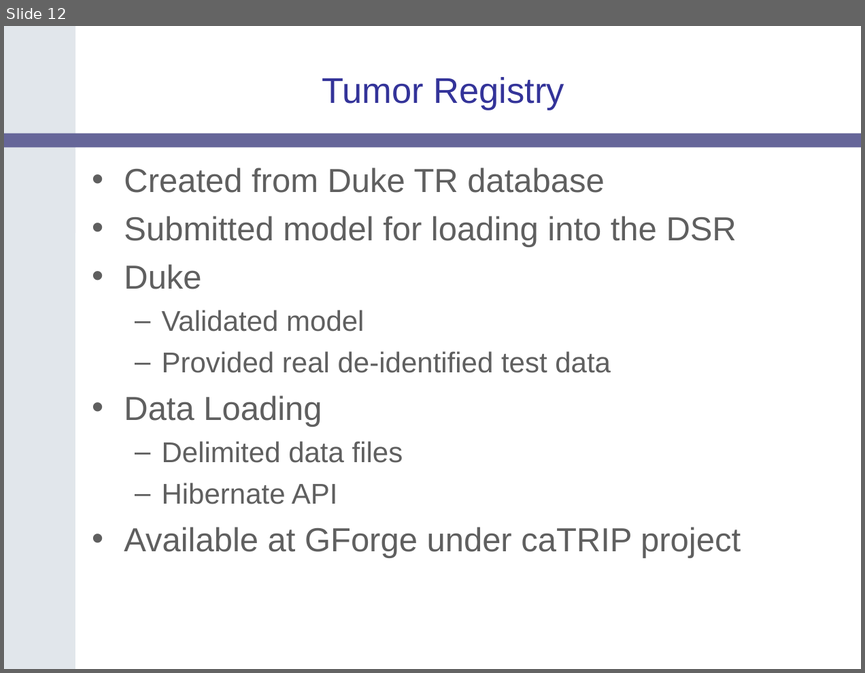
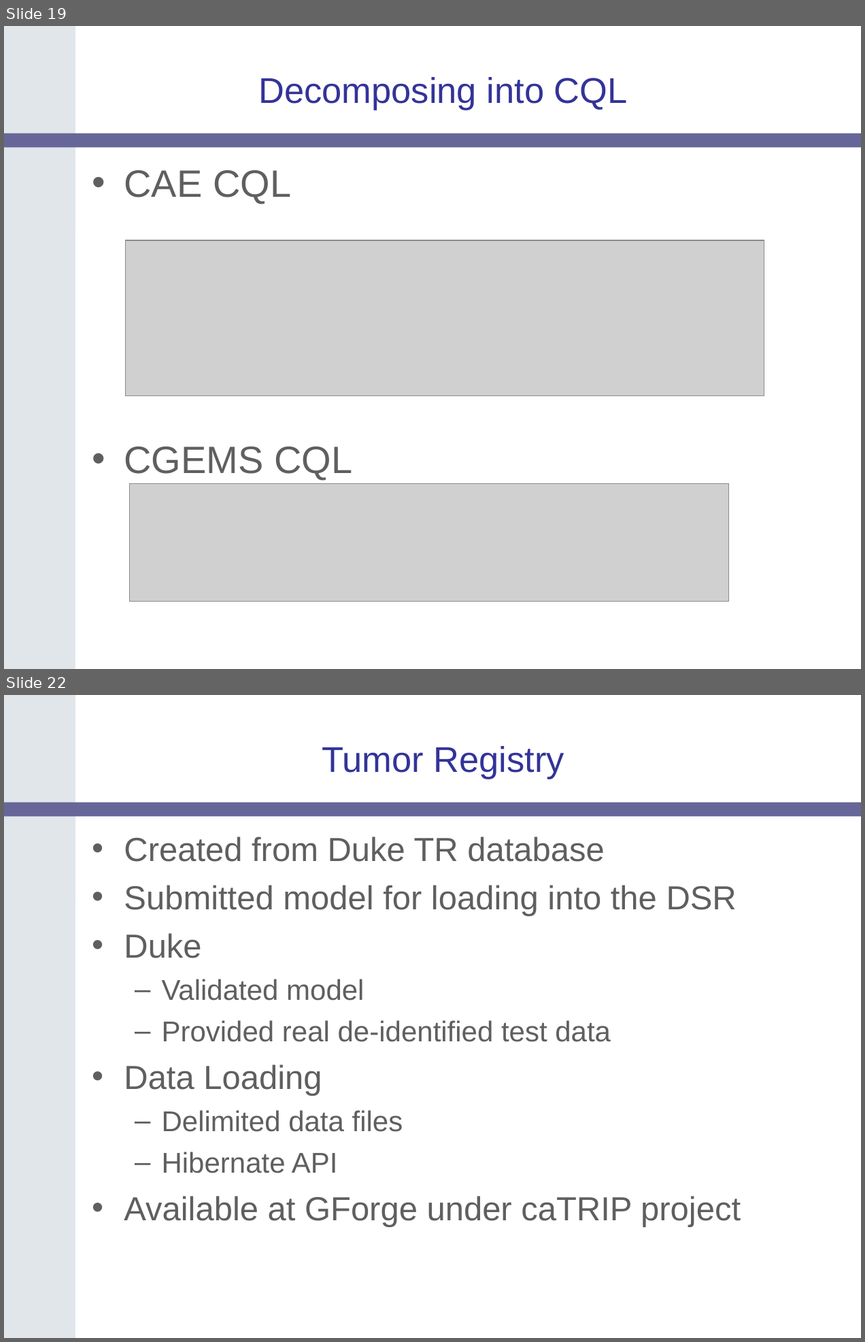
Before and after one commit to NCIP/catrip, a slide deck: catrip/documentation/presentations/catrip_beta_demo_2006_11_01/catrip_demo_2006_11_01.ppt. Shown one above the other, each under a label of ours: slide 12 before the commit, slides 19 and 22 after it; the slides between them are not shown. The pictures are 865x673 and 865x1342 pixels, drawn with LibreOffice and Linux fonts; fonts in the diff are those of the drawing; grey boxes stand for pictures; background and template pictures are left out. Boxes give left, top, right and bottom in pixels: in the first picture for what was removed or moved away, otherwise in the second. Text is boxed around its words. In the diff, an @@ line names an element or a change of style, - is before the commit and + after.

```diff
--- a/catrip/documentation/presentations/catrip_beta_demo_2006_11_01/catrip_demo_2006_11_01.ppt
+++ b/catrip/documentation/presentations/catrip_beta_demo_2006_11_01/catrip_demo_2006_11_01.ppt
@@ slide 19 added at [4,26,861,669], background #FFFFFF; not listed: 2 template elements that a slide beside it also shows @@
@@ title added at [258,77,628,110], 30 pt, text #333399 @@
+Decomposing into CQL
@@ text added at [124,170,352,480], 32 pt, text #5F5F5F @@
+• CAE CQL
+• CGEMS CQL
@@ picture added at [126,240,764,396] @@
@@ picture added at [130,484,729,601] @@
@@ what was slide 12 is now slide 22 @@
```
Also in this commit, not shown: 9 other slides added.
